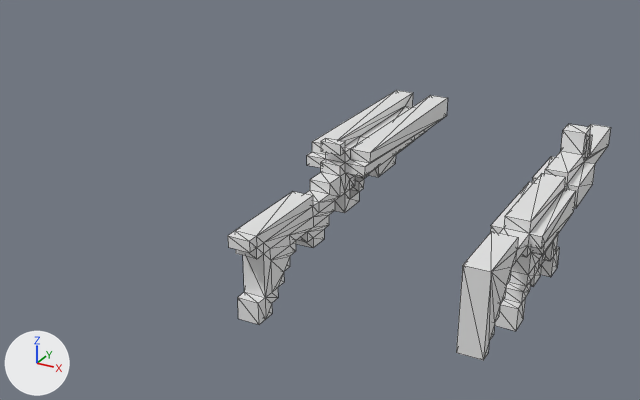
Two versions of the OBJ model Voxel Weapon Pack/model_0.obj, one commit apart.
Before and after are seen from a camera (50 mm lens) standing at (6.12, -6.77, 4.06) and looking at (2.34, 0.09, 0.62). Arrows for +X, +Y and +Z are at lower left; the lights stay in place. The picture after the commit comes second. Mesh edges are drawn as thin lines. Where no turn or scale is listed for an object, it has been applied to the vertices. Vertices at exactly the same position are counted once.

Objects in the first picture: 'model_0'.
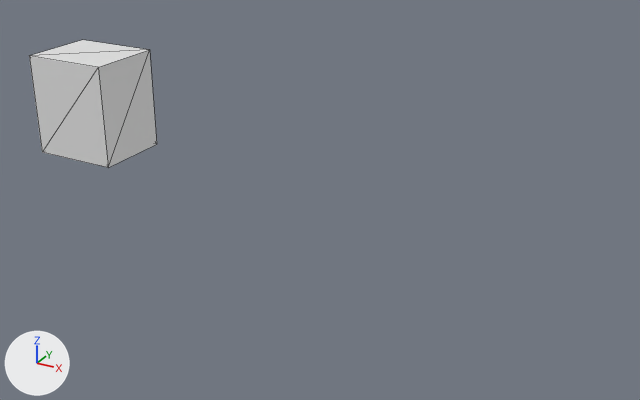
Pixel boxes (x1, y1, x2, y2) of what changed, in the pictures (640 x 400 px):
'model_0', reshaped (66% narrower, 52% shorter): before (228, 90, 611, 360); after (29, 40, 157, 168)
part 1 of me_model_0, added: after (29, 40, 157, 168)
part 2 of me_model_0, deleted: before (228, 90, 448, 325)
part 3 of me_model_0, deleted: before (456, 124, 611, 360)

The change, as a diff of the scene's bpy script:
```diff
--- a/Voxel Weapon Pack/model_0.obj.py
+++ b/Voxel Weapon Pack/model_0.obj.py
@@ me_model_0 @@
 # used by ob_model_0
-me_model_0.from_pydata(...)  # 346 vertices, 700 faces; spans x 2.29..4.69, y -1.68..2.06, z 0.23..1.44
+me_model_0.from_pydata(...)  # 8 vertices, 12 faces; spans x -0.44..0.44, y -0.72..0.03, z 0.88..1.88
+# me_model_0 part 1: a new loose piece, a box spanning x -0.44..0.44, y -0.72..0.03, z 0.88..1.88
+# me_model_0 part 2: the loose piece of 186 vertices spanning x 2.29..2.9, y -1.68..1.92, z 0.23..1.33 is deleted
+# me_model_0 part 3: the loose piece of 160 vertices spanning x 4.29..4.69, y -1.64..2.06, z 0.34..1.44 is deleted
```
